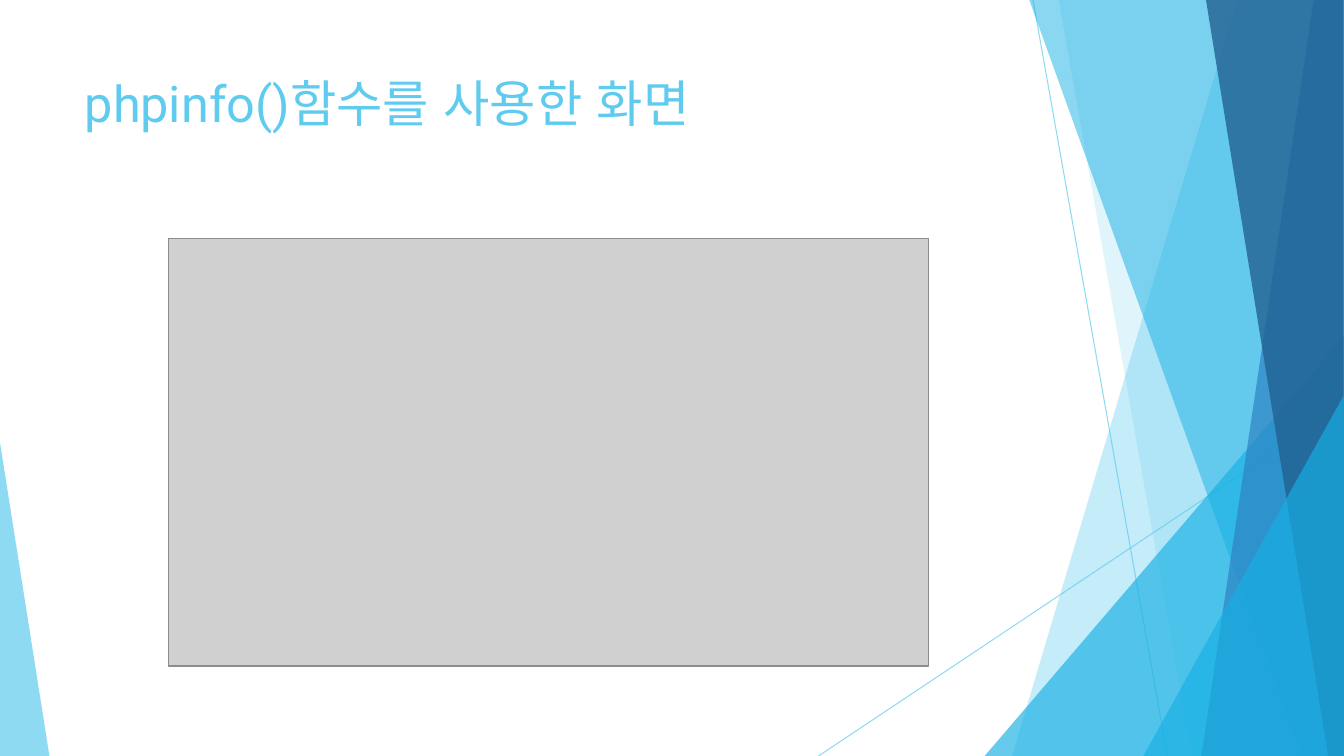
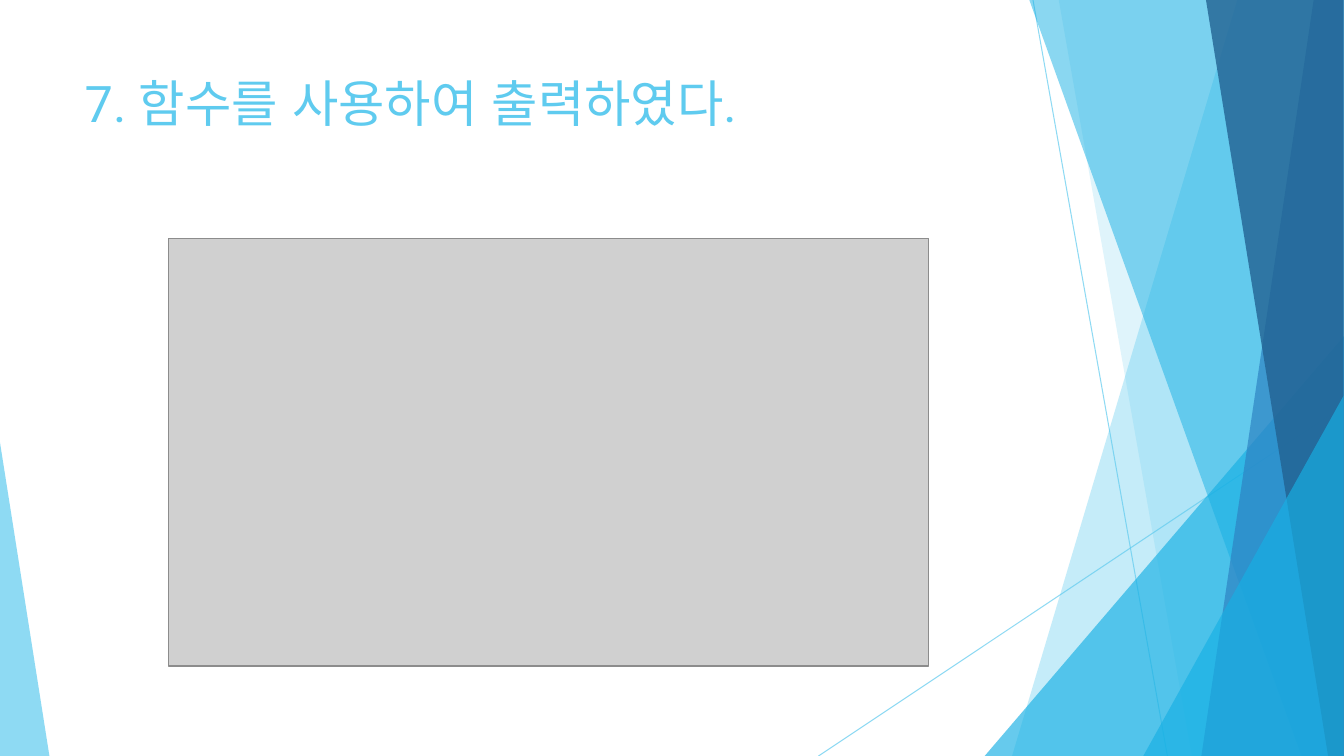
Before and after one commit to Meojong/php_201840136, a slide deck: slide 8 of 201840136_최현종_PHP_2주차.pptx (slide 6 before the commit). Drawn at 1344x756 pixels with LibreOffice and Linux fonts; fonts in the diff are those of the drawing; grey boxes stand for pictures. Boxes give left, top, right and bottom in pixels: in the first picture for what was removed or moved away, otherwise in the second. Text is boxed around its words. In the diff, an @@ line names an element or a change of style, - is before the commit and + after.

```diff
--- a/201840136_최현종_PHP_2주차.pptx
+++ b/201840136_최현종_PHP_2주차.pptx
@@ title at (x1=85, y1=80, x2=737, y2=126): text changed @@
-phpinfo()함수를 사용한 화면
+7. 함수를 사용하여 출력하였다.
```
Also in this commit, not shown: 5 other slides changed, 6 slides added, 9 slides removed.
